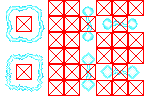
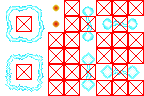
Revision of a layered 144×96 image; what changed, layer by layer:
painted on "markers" over <box>48,0,64,32</box>
painted on "sprite1" over <box>52,4,60,28</box>
